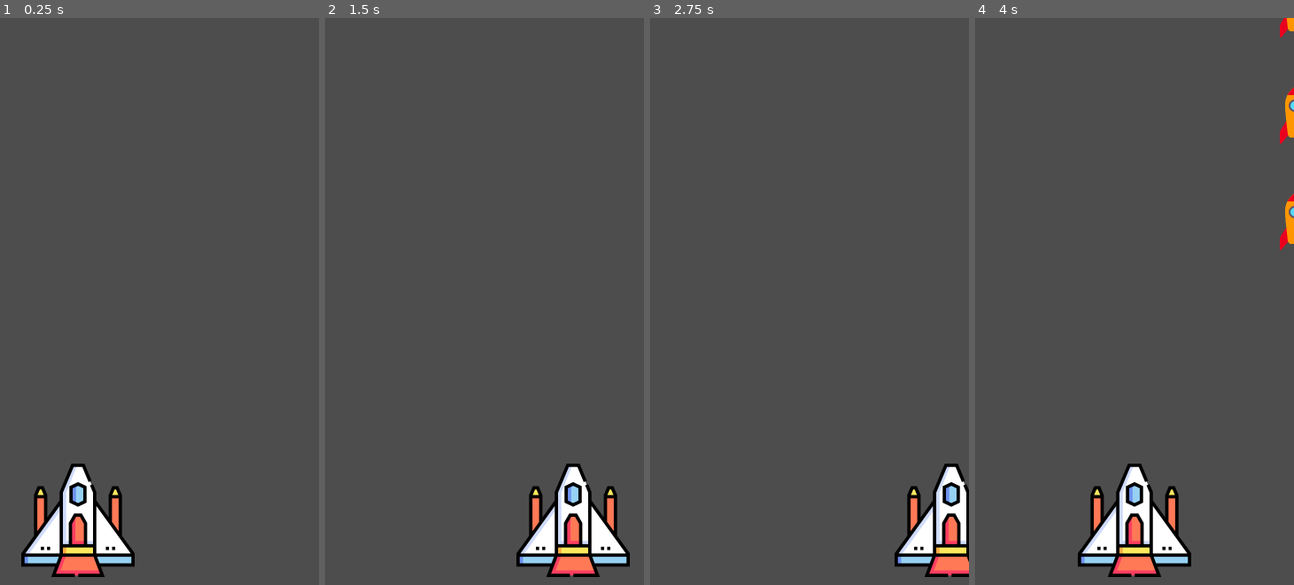
Above: before the commit, frames 1-4 (left to right).
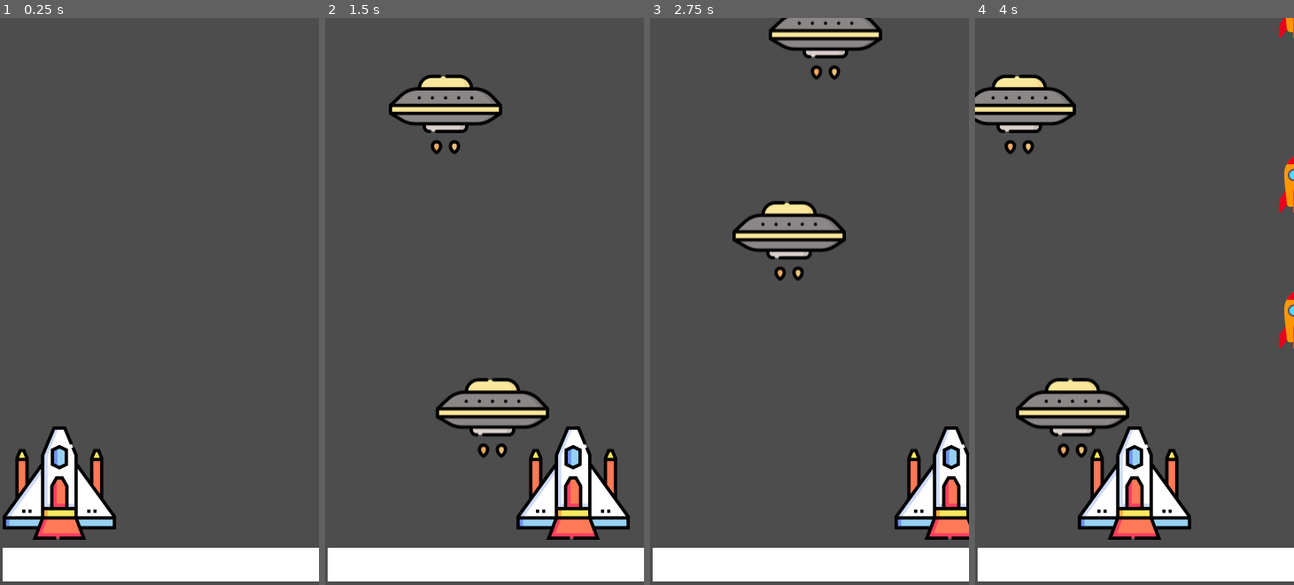
Above: after the commit, the same moments.

Repository: shubhamfuloria/space-ship
Game: Godot game, scene res://main.tscn
Same seed, same stepped clock (60 frames per second), same inputs: the game is played once before the commit and once after it.
Inputs:
- Up to frame 1 (0.25 s): no input
- Up to frame 2 (1.5 s): tap Enter at 0.5 s; hold Right (ui_right) 0.53-1.28 s; hold Left (ui_left) from 1.28 s (still down)
- Up to frame 3 (2.75 s): release Left (ui_left) at 2.03 s; hold Right (ui_right) from 2.03 s (still down)
- Up to frame 4 (4 s): release Right (ui_right) at 2.78 s; hold Up (ui_up) 2.78-3.53 s; hold Left (ui_left) from 3.53 s (still down)

The runs differ from the first frame. In frame 1, 11% of the frame differs, in the area x 0-100%, y 72-100%; in frame 2, 16%; in frame 3, 14%; in frame 4, 17%, in the area x 0-100%, y 0-100%.

Commit message:
added fire and alien functionality i

Diff:
--- /dev/null
+++ b/Alien/alien.gd
@@ -0,0 +1,24 @@
+extends RigidBody2D
+
+
+# Called when the node enters the scene tree for the first time.
+func _ready():
+	pass # Replace with function body.
+
+
+# Called every frame. 'delta' is the elapsed time since the previous frame.
+func _process(delta):
+	pass
+
+
+func _on_body_entered(body):
+	if body.is_in_group("Rocket"):
+		print("alien colided with rocket")
+	else:
+		print("Alient collided with wall")
+		queue_free()
+
+
+
+func _on_visible_on_screen_notifier_2d_screen_exited():
+	queue_free()
--- a/Alien/alien.tscn
+++ b/Alien/alien.tscn
@@ -1,6 +1,7 @@
-[gd_scene load_steps=4 format=3 uid="uid://oykswhq4cyyg"]
+[gd_scene load_steps=5 format=3 uid="uid://oykswhq4cyyg"]
 
 [ext_resource type="Texture2D" uid="uid://crn6bavudr8gg" path="res://Alien/assets/alien-ship-1.png" id="1_3x2aa"]
+[ext_resource type="Script" path="res://Alien/alien.gd" id="1_misp7"]
 
 [sub_resource type="PhysicsMaterial" id="PhysicsMaterial_6t1o3"]
 
@@ -10,6 +11,9 @@
 [node name="Alien" type="RigidBody2D"]
 mass = 100.0
 physics_material_override = SubResource("PhysicsMaterial_6t1o3")
+max_contacts_reported = 1
+contact_monitor = true
+script = ExtResource("1_misp7")
 
 [node name="CollisionShape2D" type="CollisionShape2D" parent="."]
 position = Vector2(1, -10)
@@ -17,3 +21,8 @@
 
 [node name="Sprite2D" type="Sprite2D" parent="."]
 texture = ExtResource("1_3x2aa")
+
+[node name="VisibleOnScreenNotifier2D" type="VisibleOnScreenNotifier2D" parent="."]
+
+[connection signal="body_entered" from="." to="." method="_on_body_entered"]
+[connection signal="screen_exited" from="VisibleOnScreenNotifier2D" to="." method="_on_visible_on_screen_notifier_2d_screen_exited"]
--- a/Ship/player_ship.gd
+++ b/Ship/player_ship.gd
@@ -2,6 +2,7 @@
 
 @export var speed = 400
 @export var min_interval_sec_bw_fire = 0.2
+
 signal shoot
 
 
--- a/Ship/rocket.gd
+++ b/Ship/rocket.gd
@@ -1,14 +1,28 @@
-extends Area2D
+extends RigidBody2D
 
 var screen_size;
+var shoot_sound = preload("res://Ship/assets/shoot.mp3")
 # Called when the node enters the scene tree for the first time.
 func _ready():
 	$ShootSound.play()
-	pass
+	connect("body_entered", destroy)
+	$DestroyAnimation.play("normal")
+	add_constant_force(Vector2(0, -300))
+
+
+
+func destroy(body):
+	$DestroyAnimation.play('destroy')
+	constant_force = Vector2(0, 1000)
+	$AnimationFinishedTimer.start()
+	$DestroySound.play()
+	body.queue_free()
+
 
 # Called every frame. 'delta' is the elapsed time since the previous frame.
 func _process(delta):
-	position = Vector2(position.x, position.y - 10)
+	pass
+	#position = Vector2(position.x, position.y - 10)
 
 func set_initial_position(position_):
 	position = position_
@@ -17,3 +31,9 @@
 func _on_visible_on_screen_notifier_2d_screen_exited():
 	# rocket has left the screen
 	queue_free()
+
+
+
+func _on_animation_finished_timer_timeout():
+	hide()
+	queue_free();
--- a/Ship/rocket.tscn
+++ b/Ship/rocket.tscn
@@ -1,20 +1,169 @@
-[gd_scene load_steps=5 format=3 uid="uid://b6dcv2uag0uqb"]
+[gd_scene load_steps=40 format=3 uid="uid://b6dcv2uag0uqb"]
 
 [ext_resource type="Texture2D" uid="uid://brgaqcg6clhq8" path="res://Ship/assets/rocket.png" id="1_d0yok"]
 [ext_resource type="Script" path="res://Ship/rocket.gd" id="1_sdbtu"]
-[ext_resource type="AudioStream" uid="uid://q5uq07vx7cpb" path="res://Ship/assets/shoot.wav" id="3_8yucm"]
+[ext_resource type="AudioStream" uid="uid://c53v1l8pjqw82" path="res://Ship/assets/shoot.mp3" id="2_mf86i"]
+[ext_resource type="Texture2D" uid="uid://bx1x77vl6yvf5" path="res://assets/imgs_explode/img_0.png" id="4_gnw1o"]
+[ext_resource type="Texture2D" uid="uid://b1iw5owgevoor" path="res://assets/imgs_explode/img_1.png" id="5_jnrbo"]
+[ext_resource type="Texture2D" uid="uid://4q42pj4ya5xp" path="res://assets/imgs_explode/img_2.png" id="6_mixlf"]
+[ext_resource type="Texture2D" uid="uid://dh46ijxb4ha3a" path="res://assets/imgs_explode/img_3.png" id="7_5m2ll"]
+[ext_resource type="Texture2D" uid="uid://fu4yflijm1x5" path="res://assets/imgs_explode/img_4.png" id="8_hr8s7"]
+[ext_resource type="Texture2D" uid="uid://it0h0cpaekyw" path="res://assets/imgs_explode/img_5.png" id="9_vqdap"]
+[ext_resource type="Texture2D" uid="uid://ds8k8d2b8x7tj" path="res://assets/imgs_explode/img_6.png" id="10_2027d"]
+[ext_resource type="Texture2D" uid="uid://bqyl4381ww461" path="res://assets/imgs_explode/img_8.png" id="11_l5oxr"]
+[ext_resource type="Texture2D" uid="uid://x6lggsq4foxv" path="res://assets/imgs_explode/img_7.png" id="12_acqyv"]
+[ext_resource type="Texture2D" uid="uid://dmtxu74kr5kri" path="res://assets/imgs_explode/img_9.png" id="13_y6rk1"]
+[ext_resource type="Texture2D" uid="uid://v360xq0rekid" path="res://assets/imgs_explode/img_10.png" id="14_i06to"]
+[ext_resource type="Texture2D" uid="uid://bqxeeh0lcooa4" path="res://assets/imgs_explode/img_12.png" id="15_43tjc"]
+[ext_resource type="Texture2D" uid="uid://b3bfap00qguk6" path="res://assets/imgs_explode/img_11.png" id="16_tm2oi"]
+[ext_resource type="Texture2D" uid="uid://x8odvckvfh2a" path="res://assets/imgs_explode/img_13.png" id="17_vy6cl"]
+[ext_resource type="Texture2D" uid="uid://b8d8ng4k7t188" path="res://assets/imgs_explode/img_14.png" id="18_0ak5o"]
+[ext_resource type="Texture2D" uid="uid://cf4w3q4ipw8le" path="res://assets/imgs_explode/img_16.png" id="19_a3wkd"]
+[ext_resource type="Texture2D" uid="uid://iye2t3h71y25" path="res://assets/imgs_explode/img_15.png" id="20_2iiip"]
+[ext_resource type="Texture2D" uid="uid://dvntsup3dnp5j" path="res://assets/imgs_explode/img_17.png" id="21_trrmn"]
+[ext_resource type="Texture2D" uid="uid://bschg3kd1t2j6" path="res://assets/imgs_explode/img_18.png" id="22_ts4pp"]
+[ext_resource type="Texture2D" uid="uid://n14j32tkrk08" path="res://assets/imgs_explode/img_20.png" id="23_2josy"]
+[ext_resource type="Texture2D" uid="uid://derdwug2cwksw" path="res://assets/imgs_explode/img_19.png" id="24_qwul7"]
+[ext_resource type="Texture2D" uid="uid://dj5fv3pwjhqra" path="res://assets/imgs_explode/img_21.png" id="25_orn0f"]
+[ext_resource type="Texture2D" uid="uid://clfxfi3rjuaut" path="res://assets/imgs_explode/img_22.png" id="26_qndvo"]
+[ext_resource type="Texture2D" uid="uid://bo6e0oxidq2l8" path="res://assets/imgs_explode/img_24.png" id="27_1mjrd"]
+[ext_resource type="Texture2D" uid="uid://cie18r2dmw7k0" path="res://assets/imgs_explode/img_23.png" id="28_whqpr"]
+[ext_resource type="Texture2D" uid="uid://chmben3ce6t32" path="res://assets/imgs_explode/img_25.png" id="29_amvqx"]
+[ext_resource type="Texture2D" uid="uid://cnv61n4o6xe0t" path="res://assets/imgs_explode/img_26.png" id="30_ejgjo"]
+[ext_resource type="Texture2D" uid="uid://cftluwo8tayfm" path="res://assets/imgs_explode/img_27.png" id="31_yaf2w"]
+[ext_resource type="Texture2D" uid="uid://b2ef2r14y1ts" path="res://assets/imgs_explode/img_28.png" id="32_sjufl"]
+[ext_resource type="Texture2D" uid="uid://d1f0tng5ik66c" path="res://assets/imgs_explode/img_29.png" id="33_11224"]
+[ext_resource type="Texture2D" uid="uid://bgep24qugqwgh" path="res://assets/imgs_explode/img_30.png" id="34_0rqdx"]
+[ext_resource type="Texture2D" uid="uid://b40w4h7rycs35" path="res://assets/imgs_explode/img_31.png" id="35_lw5ae"]
+[ext_resource type="Texture2D" uid="uid://dd7nu6vbcti82" path="res://assets/imgs_explode/img_32.png" id="36_ivkao"]
+[ext_resource type="AudioStream" uid="uid://cknq6kfxua8yb" path="res://Ship/assets/destroy.mp3" id="37_w6p27"]
 
 [sub_resource type="CapsuleShape2D" id="CapsuleShape2D_rpml1"]
 radius = 11.0
 height = 60.0
 
-[node name="Rocket" type="Area2D"]
+[sub_resource type="SpriteFrames" id="SpriteFrames_s8fwv"]
+animations = [{
+"frames": [{
+"duration": 1.0,
+"texture": ExtResource("4_gnw1o")
+}, {
+"duration": 1.0,
+"texture": ExtResource("5_jnrbo")
+}, {
+"duration": 1.0,
+"texture": ExtResource("6_mixlf")
+}, {
+"duration": 1.0,
+"texture": ExtResource("7_5m2ll")
+}, {
+"duration": 1.0,
+"texture": ExtResource("8_hr8s7")
+}, {
+"duration": 1.0,
+"texture": ExtResource("9_vqdap")
+}, {
+"duration": 1.0,
+"texture": ExtResource("10_2027d")
+}, {
+"duration": 1.0,
+"texture": ExtResource("11_l5oxr")
+}, {
+"duration": 1.0,
+"texture": ExtResource("12_acqyv")
+}, {
+"duration": 1.0,
+"texture": ExtResource("13_y6rk1")
+}, {
+"duration": 1.0,
+"texture": ExtResource("14_i06to")
+}, {
+"duration": 1.0,
+"texture": ExtResource("15_43tjc")
+}, {
+"duration": 1.0,
+"texture": ExtResource("16_tm2oi")
+}, {
+"duration": 1.0,
+"texture": ExtResource("17_vy6cl")
+}, {
+"duration": 1.0,
+"texture": ExtResource("18_0ak5o")
+}, {
+"duration": 1.0,
+"texture": ExtResource("19_a3wkd")
+}, {
+"duration": 1.0,
+"texture": ExtResource("20_2iiip")
+}, {
+"duration": 1.0,
+"texture": ExtResource("21_trrmn")
+}, {
+"duration": 1.0,
+"texture": ExtResource("22_ts4pp")
+}, {
+"duration": 1.0,
+"texture": ExtResource("23_2josy")
+}, {
+"duration": 1.0,
+"texture": ExtResource("24_qwul7")
+}, {
+"duration": 1.0,
+"texture": ExtResource("25_orn0f")
+}, {
+"duration": 1.0,
+"texture": ExtResource("26_qndvo")
+}, {
+"duration": 1.0,
+"texture": ExtResource("27_1mjrd")
+}, {
+"duration": 1.0,
+"texture": ExtResource("28_whqpr")
+}, {
+"duration": 1.0,
+"texture": ExtResource("29_amvqx")
+}, {
+"duration": 1.0,
+"texture": ExtResource("30_ejgjo")
+}, {
+"duration": 1.0,
+"texture": ExtResource("31_yaf2w")
+}, {
+"duration": 1.0,
+"texture": ExtResource("32_sjufl")
+}, {
+"duration": 1.0,
+"texture": ExtResource("33_11224")
+}, {
+"duration": 1.0,
+"texture": ExtResource("34_0rqdx")
+}, {
+"duration": 1.0,
+"texture": ExtResource("35_lw5ae")
+}, {
+"duration": 1.0,
+"texture": ExtResource("36_ivkao")
+}],
+"loop": true,
+"name": &"destroy",
+"speed": 15.0
+}, {
+"frames": [{
+"duration": 1.0,
+"texture": ExtResource("1_d0yok")
+}],
+"loop": true,
+"name": &"normal",
+"speed": 5.0
+}]
+
+[node name="Rocket" type="RigidBody2D" groups=["Rocket"]]
+collision_mask = 0
+mass = 0.25
+gravity_scale = 0.0
+max_contacts_reported = 1
+contact_monitor = true
 script = ExtResource("1_sdbtu")
-
-[node name="Sprite2D" type="Sprite2D" parent="."]
-position = Vector2(1, 3)
-scale = Vector2(0.5, 0.5)
-texture = ExtResource("1_d0yok")
 
 [node name="CollisionShape2D" type="CollisionShape2D" parent="."]
 position = Vector2(1, 0)
@@ -23,6 +172,20 @@
 [node name="VisibleOnScreenNotifier2D" type="VisibleOnScreenNotifier2D" parent="."]
 
 [node name="ShootSound" type="AudioStreamPlayer2D" parent="."]
-stream = ExtResource("3_8yucm")
+stream = ExtResource("2_mf86i")
+
+[node name="DestroyAnimation" type="AnimatedSprite2D" parent="."]
+scale = Vector2(0.5, 0.5)
+sprite_frames = SubResource("SpriteFrames_s8fwv")
+animation = &"normal"
+frame_progress = 0.813627
+
+[node name="AnimationFinishedTimer" type="Timer" parent="." groups=["Rocket"]]
+wait_time = 4.0
+one_shot = true
+
+[node name="DestroySound" type="AudioStreamPlayer2D" parent="."]
+stream = ExtResource("37_w6p27")
 
 [connection signal="screen_exited" from="VisibleOnScreenNotifier2D" to="." method="_on_visible_on_screen_notifier_2d_screen_exited"]
+[connection signal="timeout" from="AnimationFinishedTimer" to="." method="_on_animation_finished_timer_timeout"]
--- a/main.gd
+++ b/main.gd
@@ -1,9 +1,10 @@
 extends Node
 @export var player_ship_rocket : PackedScene
+@export var alien_rocket : PackedScene
 
 # Called when the node enters the scene tree for the first time.
 func _ready():
-	pass # Replace with function body.
+	$AlienTimer.start()
 
 
 # Called every frame. 'delta' is the elapsed time since the previous frame.
@@ -12,6 +13,14 @@
 
 
 func _on_player_ship_shoot():
-	var rocket = player_ship_rocket.instantiate()
+	var rocket : RigidBody2D = player_ship_rocket.instantiate()
 	rocket.position = $PlayerShip.position
 	add_child(rocket)
+
+
+func _on_alien_timer_timeout():
+	var alien = alien_rocket.instantiate()
+
+	var rand_location = randi() % (300 - 50 + 1) + 50
+	alien.position = Vector2(rand_location, 0)
+	add_child(alien)
--- a/main.tscn
+++ b/main.tscn
@@ -1,13 +1,38 @@
-[gd_scene load_steps=4 format=3 uid="uid://bjy6x60f2b5r"]
+[gd_scene load_steps=7 format=3 uid="uid://bjy6x60f2b5r"]
 
 [ext_resource type="PackedScene" uid="uid://f1cqksfqju15" path="res://Ship/player_ship.tscn" id="1_417x8"]
 [ext_resource type="Script" path="res://main.gd" id="1_ma8ow"]
 [ext_resource type="PackedScene" uid="uid://b6dcv2uag0uqb" path="res://Ship/rocket.tscn" id="2_161le"]
+[ext_resource type="PackedScene" uid="uid://oykswhq4cyyg" path="res://Alien/alien.tscn" id="3_kqopl"]
+
+[sub_resource type="RectangleShape2D" id="RectangleShape2D_bge6p"]
+size = Vector2(355, 30)
+
+[sub_resource type="CanvasTexture" id="CanvasTexture_api6b"]
 
 [node name="Main" type="Node"]
 script = ExtResource("1_ma8ow")
 player_ship_rocket = ExtResource("2_161le")
+alien_rocket = ExtResource("3_kqopl")
 
 [node name="PlayerShip" parent="." instance=ExtResource("1_417x8")]
+position = Vector2(67, 525)
+
+[node name="AlienTimer" type="Timer" parent="."]
+wait_time = 0.5
+
+[node name="StaticBody2D" type="StaticBody2D" parent="."]
+position = Vector2(3, 580)
+collision_mask = 0
+
+[node name="CollisionShape2D" type="CollisionShape2D" parent="StaticBody2D"]
+position = Vector2(175.5, 34)
+shape = SubResource("RectangleShape2D_bge6p")
+
+[node name="Sprite2D" type="Sprite2D" parent="StaticBody2D"]
+position = Vector2(180.048, 37.1574)
+scale = Vector2(-359.095, 37.5599)
+texture = SubResource("CanvasTexture_api6b")
 
 [connection signal="shoot" from="PlayerShip" to="." method="_on_player_ship_shoot"]
+[connection signal="timeout" from="AlienTimer" to="." method="_on_alien_timer_timeout"]
Not shown, added: Ship/assets/destroy.mp3.import
Not shown, added: Ship/assets/destroy.wav.import
Not shown, added: Ship/assets/shoot.mp3.import
Not shown, added: Ship/assets/shoot_.wav.import
Binary file added: assets/imgs_explode/img_0.png
Not shown, added: assets/imgs_explode/img_0.png.import
Binary file added: assets/imgs_explode/img_1.png
Not shown, added: assets/imgs_explode/img_1.png.import
Binary file added: assets/imgs_explode/img_10.png
Not shown, added: assets/imgs_explode/img_10.png.import
Binary file added: assets/imgs_explode/img_11.png
Not shown, added: assets/imgs_explode/img_11.png.import
(and 61 more such lines)
